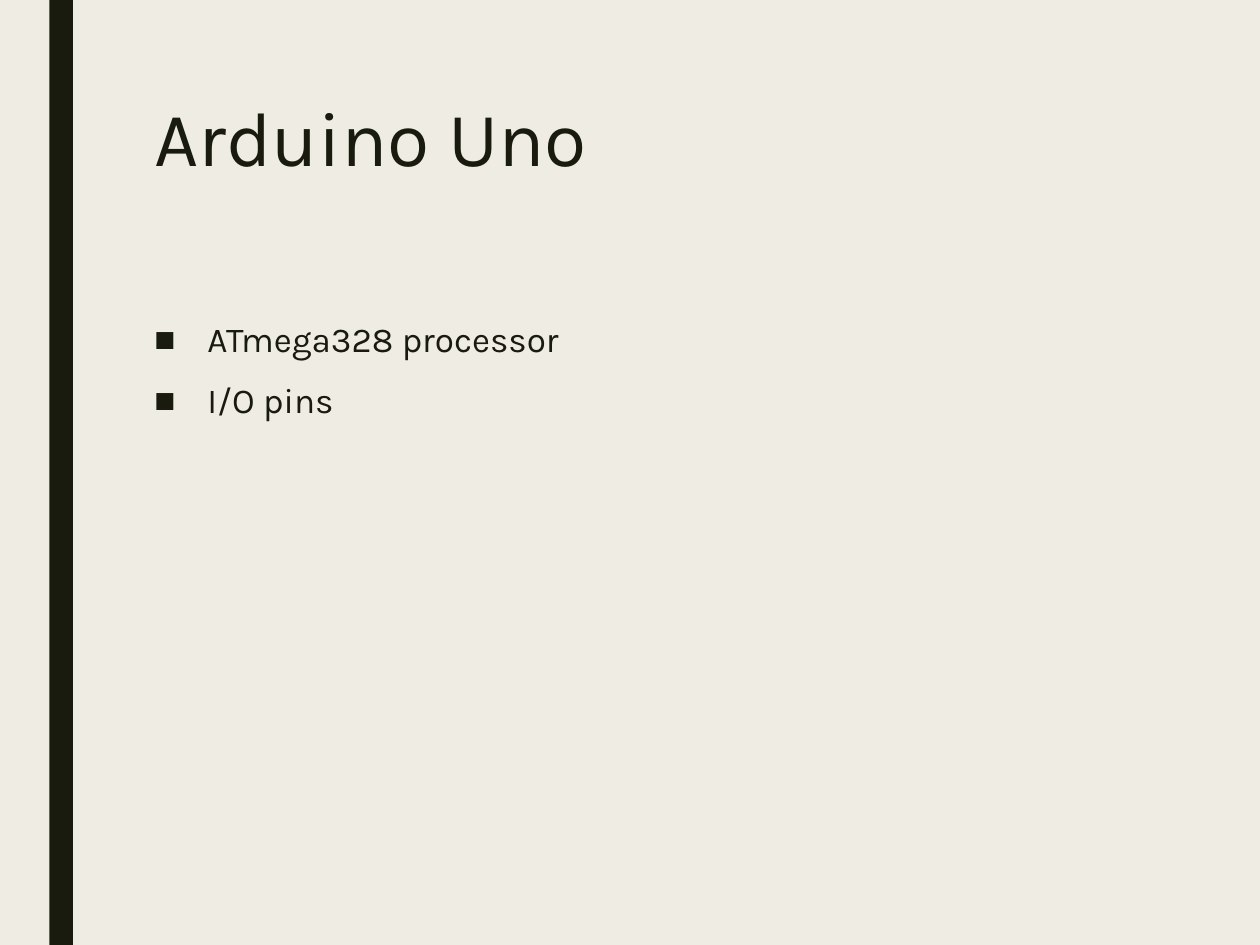
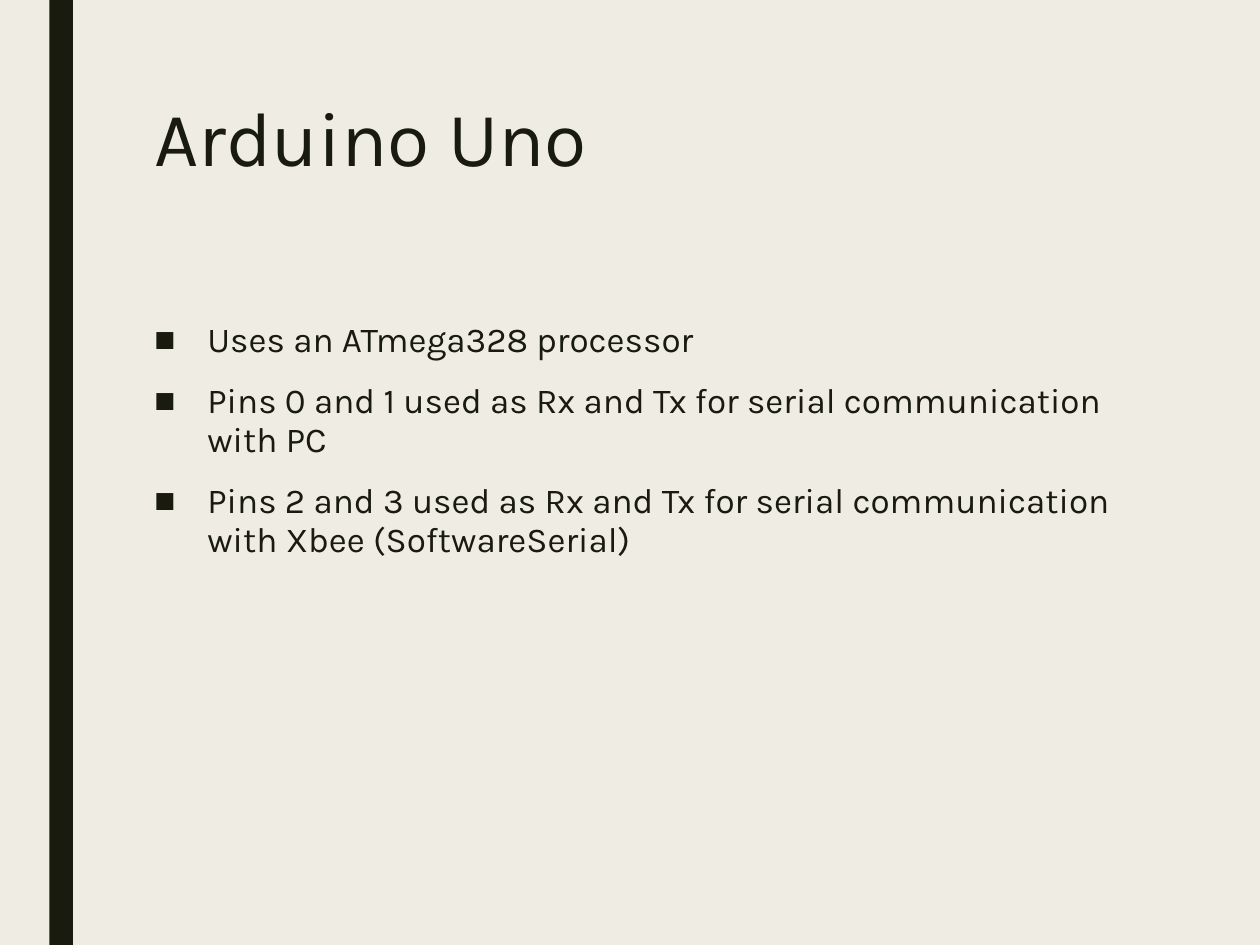
Before and after one commit to StormWulf/Mobile-Motion-Tracking-Robot-Arm, a slide deck: slide 8 of Documents/Presentation/Presentation_MobileMotionTrackingRobotArm.pptx. Drawn at 1260x945 pixels with LibreOffice and Linux fonts; fonts in the diff are those of the drawing. Boxes give left, top, right and bottom in pixels: in the first picture for what was removed or moved away, otherwise in the second. Text is boxed around its words. In the diff, an @@ line names an element or a change of style, - is before the commit and + after.

```diff
--- a/Documents/Presentation/Presentation_MobileMotionTrackingRobotArm.pptx
+++ b/Documents/Presentation/Presentation_MobileMotionTrackingRobotArm.pptx
@@ text at (207,329,1110,556): text changed @@
-■ ATmega328 processor
-■ I/O pins
+■ Uses an ATmega328 processor
+■ Pins 0 and 1 used as Rx and Tx for serial communication with PC
+■ Pins 2 and 3 used as Rx and Tx for serial communication with Xbee (SoftwareSerial)
```
Also in this commit, not shown: 7 other slides changed, 1 slide added, 1 slide removed.
